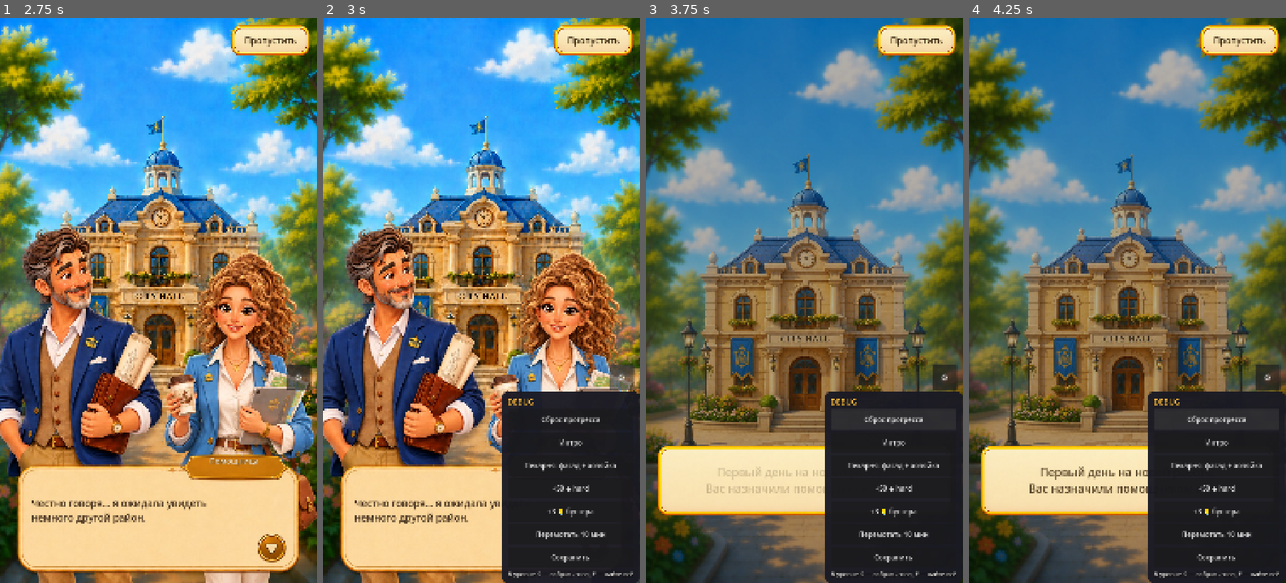
Above: before the commit, frames 1-4 (left to right).
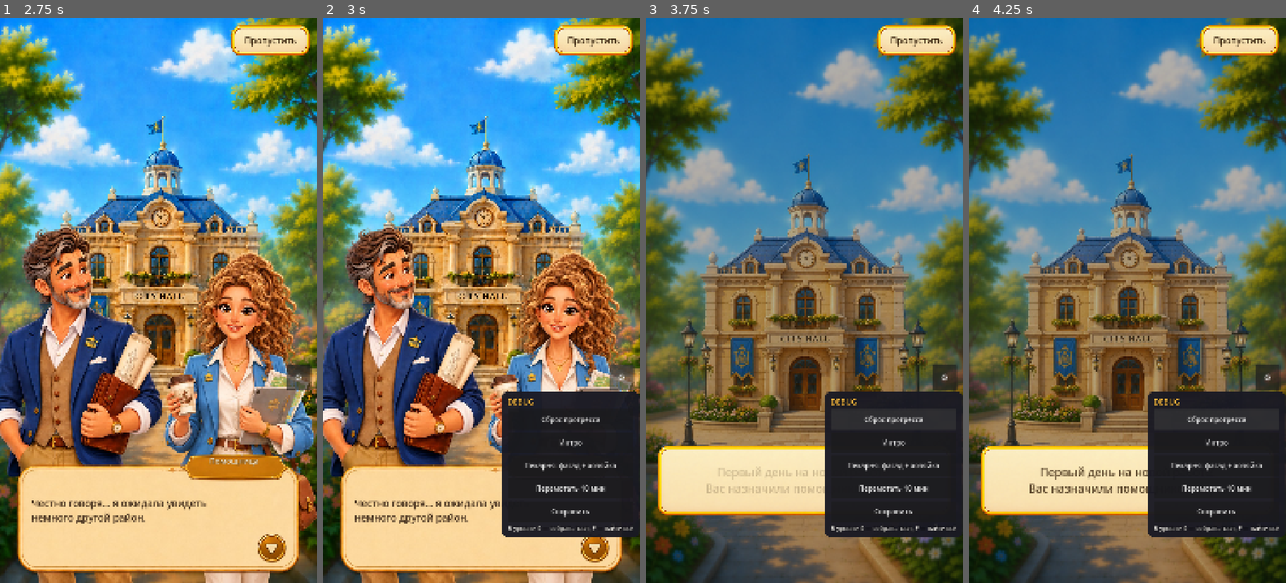
Above: after the commit, the same moments.

Repository: zaenca/hidden_puzzle
Game: Godot game, scene res://ui/boot.tscn
Same seed, same stepped clock (60 frames per second), same inputs: the game is played once before the commit and once after it.
Inputs (mouse positions are in pixels of both pictures, inside the frame that each line leads up to):
- Up to frame 1 (2.75 s): tap Enter at 0.5 s; move the mouse to (228, 272) at 0.52 s; tap F at 0.6 s; click (228, 272) at 0.67 s; click "Пропустить" at 1.25 s; click (272, 543) at 2 s
- Up to frame 2 (3 s): click "⚙" at 2.75 s
- Up to frame 3 (3.75 s): click "Сброс прогресса" at 3.5 s
- Up to frame 4 (4.25 s): no input

Frame 1 is identical in both runs. In frame 2, 4.1% of the frame differs, in the area x 56-100%, y 82-100%; in frame 3, 3.8%; in frame 4, 3.8%.

Commit message:
Журнал закрывается после обучения, зал без сборки, рука на награду
Объяснение кончается тем, что делать дальше, поэтому журнал закрывается сам, а
указатель на карте переезжает на пекарню.

Рука целится в правый край строки — туда, где награда, с которой и начинается
объяснение. Один край держит все три подсказки на одной вертикали.

В зале убрана фаза сборки: игрок пришёл убираться, и собирать ту же комнату из
кусков перед этим значит показать одну картинку дважды. Уровень без пазла —
пустой module_id, валидатор отличает его от опечатки.

Co-Authored-By: Claude Opus 5 <noreply@anthropic.com>

Diff:
--- a/content/levels/bakery_02.json
+++ b/content/levels/bakery_02.json
@@ -17,7 +17,8 @@
     "palette": "bakery",
     "seed": 2022
   },
-  "puzzle": { "module_id": "jigsaw", "cols": 3, "rows": 3, "seed": 2201, "tab_ratio": 0.2, "snap_distance_px": 95 },
+  "_puzzle_note": "Зал без сборки: игрок пришёл сюда убираться, и собирать ту же комнату из кусков перед уборкой значит показать одну картинку дважды.",
+  "puzzle": { "module_id": "" },
   "hidden_object": { "targets": [] },
   "_cleanup_note": "Уборка в два захода. Сперва найти в кадре метлу, щётку и мешок (find) — найденное стирается из кадр …(325 unchanged characters)…
   "cleanup": [
--- a/core/level/hybrid_level.gd
+++ b/core/level/hybrid_level.gd
@@ -126,6 +126,9 @@
 
 	## Лоток — нарисованная плашка, та же, что под текстом в игре: части лежат на
 	## столе, а не в служебном прямоугольнике, дорисованном движком.
+	## Лоток нужен только под части. Без пазла это пустая полка на пол-экрана.
+	if not _has_puzzle():
+		return
 	_tray_slot = _plate_slot(tray_rect())
 	_backdrop.add_child(_tray_slot)
 
@@ -181,7 +184,19 @@
 
 ## --- PUZZLE -----------------------------------------------------------------
 
+## Есть ли на этом уровне сборка. Уровень без пазла — не поломка: в зале игрок
+## убирается, и заставлять его перед этим собирать ту же комнату из кусков
+## значит показывать одну и ту же картинку дважды.
+func _has_puzzle() -> bool:
+	return not definition.puzzle.module_id.is_empty()
+
+
 func _start_puzzle() -> void:
+	## Уровня без сборки фаза PUZZLE просто не касается: сцена открывается
+	## сразу, и уровень начинается с того, ради чего сделан.
+	if not _has_puzzle():
+		_reveal()
+		return
 	phase = Phase.PUZZLE
 	_puzzle = PuzzleRegistry.create(definition.puzzle.module_id)
 	if _puzzle == null:
@@ -262,10 +277,12 @@
 	_stop_hint()
 	phase = Phase.REVEAL
 	_hud.set_phase("…")
-	_puzzle.fade_seams(0.35)
+	if _puzzle != null:
+		_puzzle.fade_seams(0.35)
 	await get_tree().create_timer(0.35).timeout
 
-	_puzzle.fade_out(0.3)
+	if _puzzle != null:
+		_puzzle.fade_out(0.3)
 	var tw := create_tween().set_parallel(true)
 	## Пустая полка под собранной картинкой — просто тёмный прямоугольник.
 	if _tray_slot != null:
--- a/tools/autoplay_driver.gd
+++ b/tools/autoplay_driver.gd
@@ -314,7 +314,8 @@
 		_check("зал: уровень bakery_02 загружается", false)
 		return
 
-	_check("зал: пазл собирается из 9 частей", def.puzzle.piece_count() == 9)
+	## В зале пазла нет: игрок пришёл убираться, а не собирать ту же комнату.
+	_check("зал: сборки перед уборкой нет", def.puzzle.module_id.is_empty())
 	_check("зал: предметы не ищут — фазы поиска нет",
 		def.hidden_object.targets.is_empty())
 	var steps := def.cleanup
--- a/tools/validate_content.gd
+++ b/tools/validate_content.gd
@@ -111,7 +111,9 @@
 		var lvl: LevelDefinition = lvl_v
 		if not tasks.has(lvl.task_id):
 			_err("%s: неизвестная задача '%s'" % [lvl.id, lvl.task_id])
-		if not PuzzleRegistry.is_known(lvl.puzzle.module_id):
+		## Пустой модуль — это «уровень без сборки», а не опечатка: в зале игрок
+		## убирается, и пазла там нет по замыслу.
+		if not lvl.puzzle.module_id.is_empty() and not PuzzleRegistry.is_known(lvl.puzzle.module_id):
 			_err("%s: неизвестный puzzle-модуль '%s'" % [lvl.id, lvl.puzzle.module_id])
 		## Арт часто приезжает позже контента, и уровень остаётся играбельным на
 		## заглушке — но молча собирать не ту картинку игрок не должен.
--- a/ui/boot.gd
+++ b/ui/boot.gd
@@ -124,8 +124,6 @@
 	col.add_child(_debug_button("Пекарня: фасад + хозяйка", func():
 		_debug_panel.visible = false
 		Game.open_intro("bakery_facade")))
-	col.add_child(_debug_button("+50 ◆ hard", func(): MockServices.purchase("debug_pack", 50)))
-	col.add_child(_debug_button("+3 💡 бустера", func(): PlayerState.grant("booster_hint", 3)))
 	col.add_child(_debug_button("Перемотать 10 мин", func():
 		TimeService.fast_forward(600)
 		EventBus.toast.emit("Время +10 минут")))
--- a/ui/task_journal.gd
+++ b/ui/task_journal.gd
@@ -19,6 +19,8 @@
 const TUTORIAL_ID := "journal"
 const COACH_WIDTH := 820.0
 const COACH_HEIGHT := 220.0
+## Отступ пальца от правого края строки: под ним должна быть награда, а не рамка.
+const HAND_INSET := 56.0
 const BUTTON_SIZE := Vector2(124, 124)
 const EDGE := 24.0          ## отступ от края экрана, поверх safe area
 const PANEL_WIDTH := 900.0
@@ -487,6 +489,10 @@
 	return null
 
 
+## Рука целится в правый край строки — туда, где стоит награда. С неё и начинается
+## объяснение («за каждое начисляется награда»), а по центру строки палец
+## накрывает как раз её название. Один и тот же край для всех шагов держит руку
+## на одной вертикали: три подсказки подряд не должны прыгать по экрану.
 func _aim_hand(target: Control) -> void:
 	if _hand != null:
 		_hand.stop()
@@ -495,7 +501,9 @@
 		return
 	_hand = TutorialHand.new()
 	_coach.add_child(_hand)
-	_hand.play_tap(target.global_position + target.size * 0.5)
+	_hand.play_tap(Vector2(
+		target.global_position.x + target.size.x - HAND_INSET,
+		target.global_position.y + target.size.y * 0.5))
 	## Под панель: рука показывает на строку, а не на текст объяснения, и
 	## перекрывать его ладонью — значит прятать то, ради чего всё затеяно.
 	_coach.move_child(_hand, 0)
@@ -507,11 +515,12 @@
 		_hand = null
 	_coach.visible = false
 	Game.meta.set_flag(Game.JOURNAL_FLAG, true)
-	## Карта перерисует свой указатель: он вёл сюда, а теперь должен вести в
-	## пекарню. Событие общее — сцена сама решает, что с ним делать.
+	SaveService.save_game()
+	## Журнал закрывается сам: объяснение кончилось указанием, что делать дальше,
+	## и оставлять игрока перед списком, который он только что дочитал, значит
+	## заставлять его закрывать окно, чтобы увидеть ответ на «а теперь куда».
+	_sheet.visible = false
 	EventBus.tutorial_finished.emit(TUTORIAL_ID)
-	SaveService.save_game()
-
 
 ## Идёт ли обучение прямо сейчас. Нужно прогону и самому журналу: пока оно идёт,
 ## тап мимо списка не закрывает журнал — иначе объяснение обрывается на первом
Not shown, changed: PROJECT_STATUS.md
